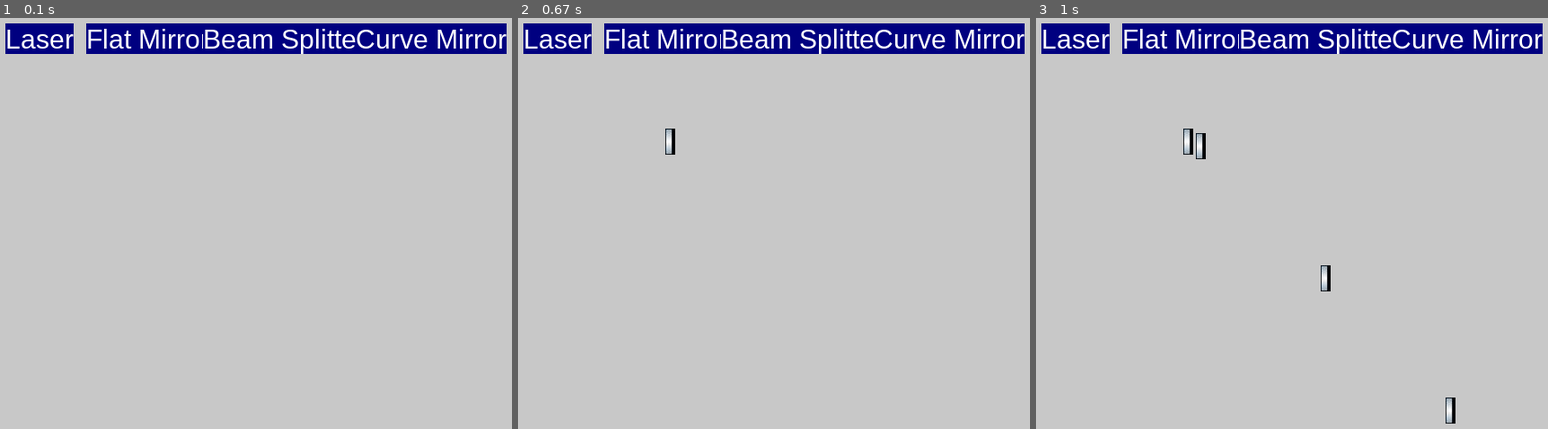
Above: before the commit, frames 1-3 (left to right).
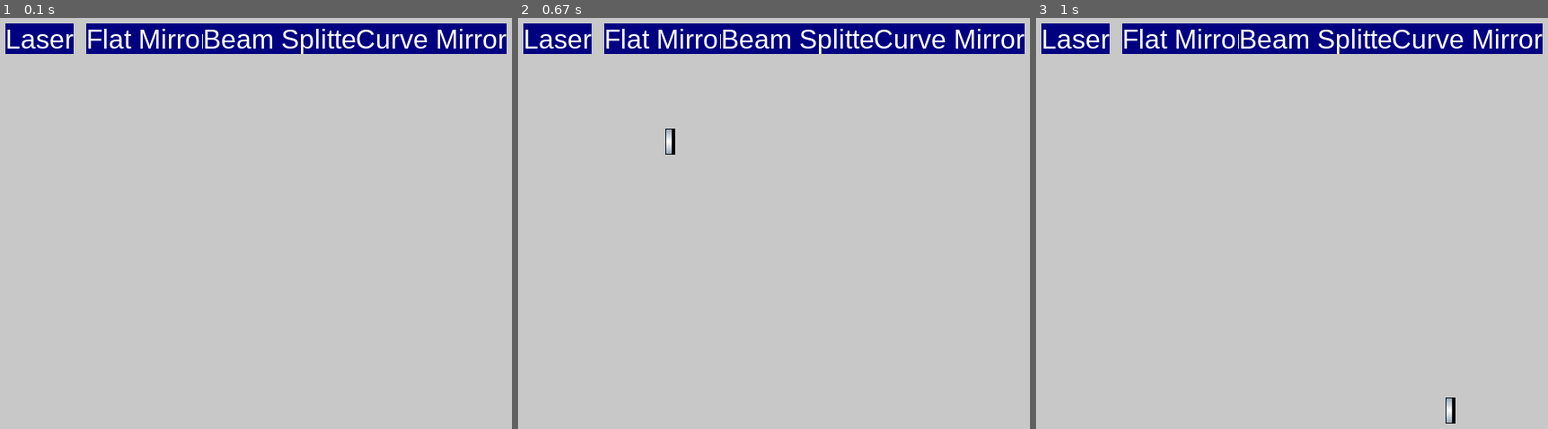
Above: after the commit, the same moments.

Repository: SamuelGaudout/Projet_M2_Lumi
Game: pygame game, started from Objects.py
The game is run twice, just before and just after one commit, with the same random seed, the same clock (stepped at 60 frames per second) and the same inputs.
Inputs (mouse positions are in pixels of both pictures, inside the frame that each line leads up to):
- Up to frame 1 (0.1 s): no input
- Up to frame 2 (0.67 s): press the mouse at (666, 38) at 0.37 s; move the mouse to (753, 87) at 0.47 s; release the mouse at (845, 137) at 0.6 s
- Up to frame 3 (1 s): press the mouse at (1194, 133) at 0.7 s; move the mouse to (1322, 264) at 0.8 s; release the mouse at (1445, 396) at 0.93 s

Frames 1-2 are identical in both runs. In frame 3, 0.3% of the frame differs, in the area x 28-58%, y 26-67%.

Commit message:
amerlioration mouvement objets

Diff:
--- a/Objects.py
+++ b/Objects.py
@@ -8,7 +8,7 @@
 (width, height) = (800, 600)
 screen = pygame.display.set_mode((width, height))
 pygame.display.set_caption('Optics Elements')
-background_colour = (200,200,200)
+background_colour = (200,200,200,0)
 screen.fill(background_colour)
 
 
@@ -36,12 +36,16 @@
         #self.image.append(pygame.image.load(path).convert_alpha())
         self.image.append(pygame.image.load(path))
 
-    def display(self):
+    def display(self,X,Y):
         "Display the object"
+        xrect=self.position()[0]
+        yrect=self.position()[1]
+        pygame.draw.rect(screen,background_colour,(xrect,yrect,self.size[1],self.size[0]))
+        self.pos=(X,Y)
         screen.blit(self.image[0], self.pos)
 
     def draw(self):
-        self.pos=(pygame.mouse.get_pos()[0],pygame.mouse.get_pos()[1])
+        #self.pos=(pygame.mouse.get_pos()[0],pygame.mouse.get_pos()[1])
         screen.blit(self.image[0], self.pos)
 
 
@@ -112,7 +116,12 @@
         if event.type == pygame.MOUSEBUTTONUP:
             selected_object = None
 
+
+
     if selected_object:
-        selected_object.draw()
+        mouseX=pygame.mouse.get_pos()[0]
+        mouseY=pygame.mouse.get_pos()[1]
+        selected_object.display(mouseX, mouseY)
+
 
     pygame.display.update()
